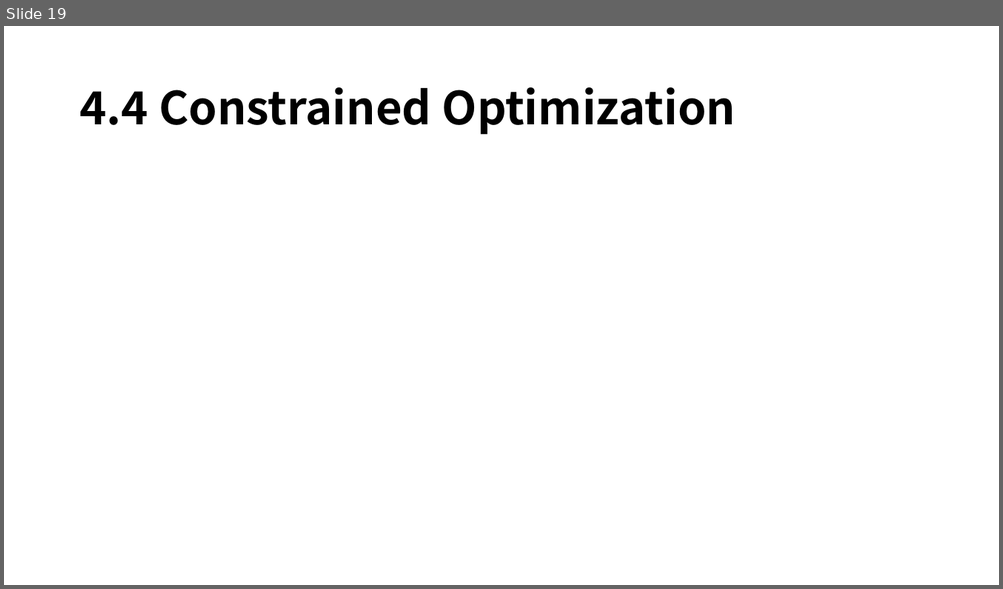
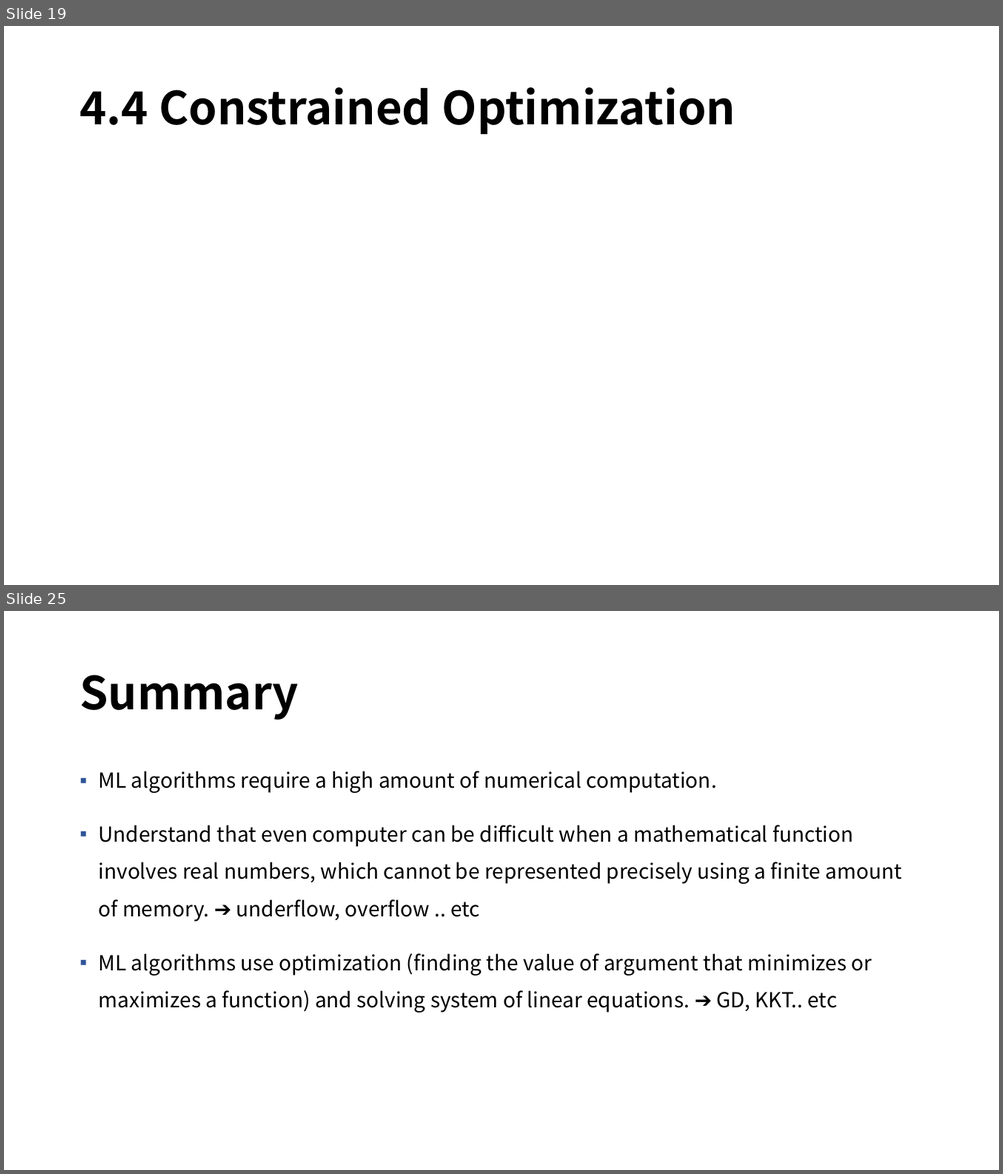
Before and after one commit to mmvv11/GraduateStudies, a slide deck: DeepLearningStudy/4. 수치해석.pptx. Shown one above the other, each under a label of ours: slide 19 before the commit, slides 19 and 25 after it; the slides between them are not shown. The pictures are 1003x589 and 1003x1174 pixels, drawn with LibreOffice and Linux fonts; fonts in the diff are those of the drawing; grey boxes stand for pictures; background and template pictures are left out. Boxes give left, top, right and bottom in pixels: in the first picture for what was removed or moved away, otherwise in the second. Text is boxed around its words. In the diff, an @@ line names an element or a change of style, - is before the commit and + after.

```diff
--- a/DeepLearningStudy/4. 수치해석.pptx
+++ b/DeepLearningStudy/4. 수치해석.pptx
@@ slide 25 added at [4, 611, 999, 1170], background picture (left out) @@
@@ title added at [79, 675, 299, 720], 44 pt, text #000000, bold @@
+Summary
@@ text added at [99, 771, 902, 1013], 20 pt, text #000000 @@
+▪ ML algorithms require a high amount of numerical computation.
+▪ Understand that even computer can be difficult when a mathematical function involves real numbers, which cannot be represented precisely using a finite amount of memory. ➔ underflow, overflow .. etc
+▪ ML algorithms use optimization (ﬁnding the value of argument that minimizes or maximizes a function) and solving system of linear equations. ➔ GD, KKT.. etc
```
Also in this commit, not shown: 6 other slides added.
